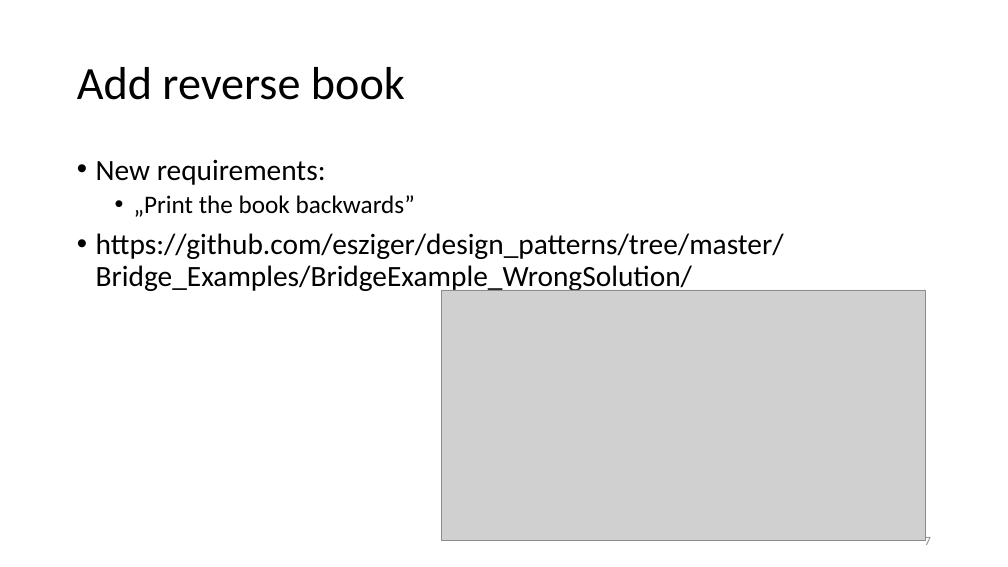
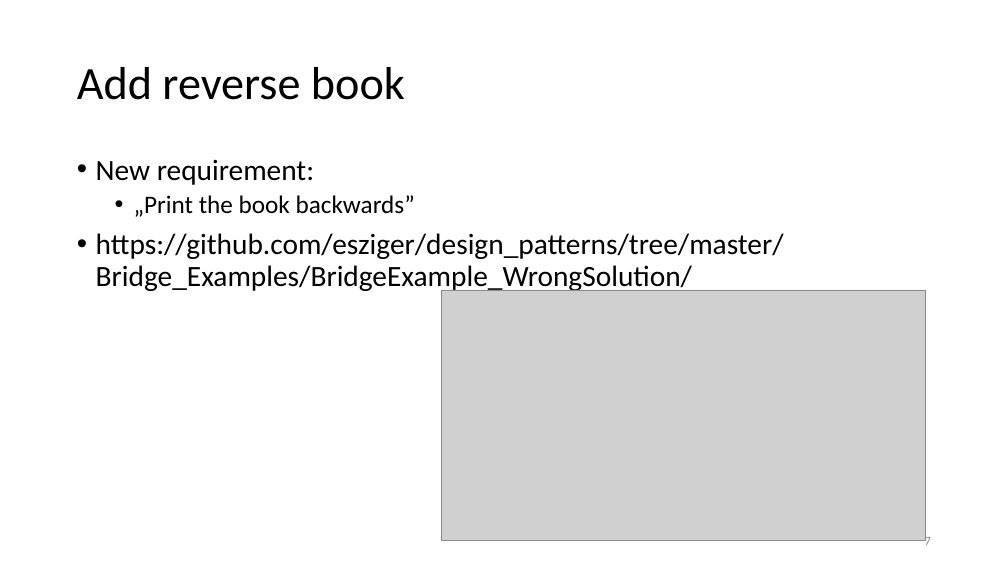
Before and after one commit to esziger/design_patterns, a slide deck: slide 7 of DP02_Bridge_And_Composite_Pattern.pptx. Drawn at 1008x567 pixels with LibreOffice and Linux fonts; fonts in the diff are those of the drawing; grey boxes stand for pictures. Boxes give left, top, right and bottom in pixels: in the first picture for what was removed or moved away, otherwise in the second. Text is boxed around its words. In the diff, an @@ line names an element or a change of style, - is before the commit and + after.

```diff
--- a/DP02_Bridge_And_Composite_Pattern.pptx
+++ b/DP02_Bridge_And_Composite_Pattern.pptx
@@ text at box(96, 159, 314, 185): text changed @@
-• New requirements:
+• New requirement:
```
Also in this commit, not shown: 4 other slides changed, 1 slide added.
